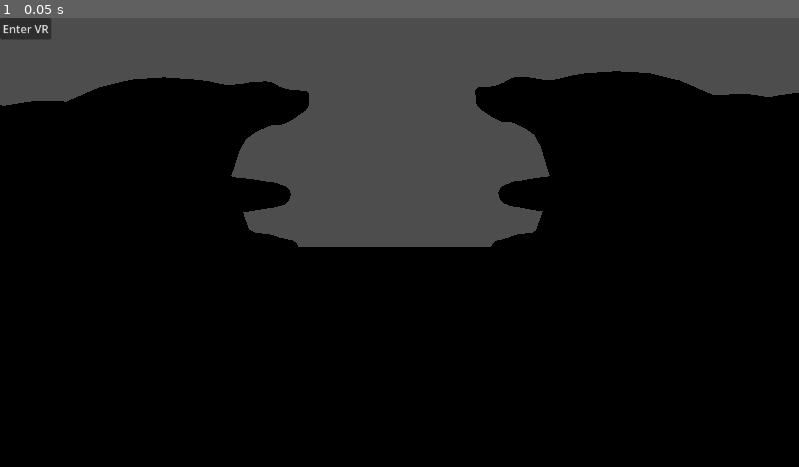
Above: before the commit, frame 1.
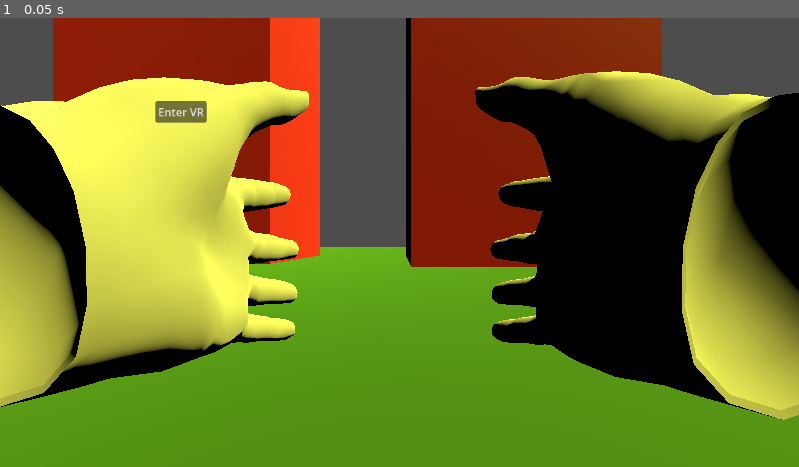
Above: after the commit, the same moment.

Repository: mareeq1/rwr
Game: Godot game, scene res://main.tscn
The game is run twice, just before and just after one commit, with the same random seed, the same clock (stepped at 60 frames per second) and the same inputs.
Inputs:
- Up to frame 1 (0.05 s): no input

The runs differ from the first frame. In frame 1, 72% of the frame differs, in the area x 0-100%, y 0-100%.

Commit message:
Dodanie Przeszkod i swiatla

Diff:
--- a/project_files/main.tscn
+++ b/project_files/main.tscn
@@ -9,11 +9,25 @@
 [sub_resource type="BoxMesh" id="BoxMesh_ig7tw"]
 size = Vector3(0.1, 0.1, 0.1)
 
+[sub_resource type="StandardMaterial3D" id="StandardMaterial3D_0xm2m"]
+albedo_color = Color(0.2509804, 0.57254905, 0.16078432, 1)
+metallic = 0.05
+
 [sub_resource type="PlaneMesh" id="PlaneMesh_0xm2m"]
+material = SubResource("StandardMaterial3D_0xm2m")
 size = Vector2(20, 20)
 
 [sub_resource type="BoxShape3D" id="BoxShape3D_h2yge"]
 size = Vector3(20, 0.1, 20)
+
+[sub_resource type="StandardMaterial3D" id="StandardMaterial3D_h2yge"]
+albedo_color = Color(1, 0.14117648, 0.22745098, 1)
+metallic = 0.4
+
+[sub_resource type="BoxMesh" id="BoxMesh_1bvp3"]
+material = SubResource("StandardMaterial3D_h2yge")
+
+[sub_resource type="BoxShape3D" id="BoxShape3D_lquwl"]
 
 [node name="Node3D" type="Node3D" unique_id=1253089119]
 
@@ -46,8 +60,15 @@
 [node name="CanvasLayer" type="CanvasLayer" parent="." unique_id=664910236]
 
 [node name="Button" type="Button" parent="CanvasLayer" unique_id=284949526]
-offset_right = 8.0
-offset_bottom = 8.0
+anchors_preset = -1
+anchor_left = 0.22700001
+anchor_top = 0.209
+anchor_right = 0.22700001
+anchor_bottom = 0.209
+offset_left = -37.50403
+offset_top = -15.432007
+offset_right = 36.49597
+offset_bottom = 15.567993
 text = "Enter VR"
 
 [node name="Level" type="Node3D" parent="." unique_id=1875827633]
@@ -60,3 +81,31 @@
 
 [node name="CollisionShape3D" type="CollisionShape3D" parent="Level/MeshInstance3D/StaticBody3D" unique_id=1193370232]
 shape = SubResource("BoxShape3D_h2yge")
+
+[node name="Ob1" type="Node3D" parent="." unique_id=535406734]
+
+[node name="MeshInstance3D" type="MeshInstance3D" parent="Ob1" unique_id=255834709]
+transform = Transform3D(1.56, 0, 0, 0, 3.315, 0, 0, 0, 1.315, 0.854, 1.495, -2.476)
+mesh = SubResource("BoxMesh_1bvp3")
+
+[node name="StaticBody3D" type="StaticBody3D" parent="Ob1/MeshInstance3D" unique_id=190693115]
+
+[node name="CollisionShape3D" type="CollisionShape3D" parent="Ob1/MeshInstance3D/StaticBody3D" unique_id=205071154]
+shape = SubResource("BoxShape3D_lquwl")
+
+[node name="Ob2" type="Node3D" parent="." unique_id=1683291251]
+
+[node name="MeshInstance3D" type="MeshInstance3D" parent="Ob2" unique_id=1959540046]
+transform = Transform3D(1.56, 0, 0, 0, 3.315, 0, 0, 0, 1.315, -1.715, 1.49, -2.766)
+mesh = SubResource("BoxMesh_1bvp3")
+
+[node name="StaticBody3D" type="StaticBody3D" parent="Ob2/MeshInstance3D" unique_id=1690421689]
+
+[node name="CollisionShape3D" type="CollisionShape3D" parent="Ob2/MeshInstance3D/StaticBody3D" unique_id=1069114096]
+shape = SubResource("BoxShape3D_lquwl")
+
+[node name="DirectionalLight3D" type="DirectionalLight3D" parent="." unique_id=297296146]
+transform = Transform3D(0.50749147, -0.61189765, 0.60665786, -0.2526436, 0.56744677, 0.78369343, -0.82378614, -0.55098593, 0.1333824, 0, 7.0812936, 0)
+light_color = Color(1, 1, 0.36862746, 1)
+light_angular_distance = 10.03
+light_specular = 3.649
Not shown, changed: project_files/export_presets.cfg
Not shown, changed: docs/index.html
Not shown, changed: docs/index.pck
